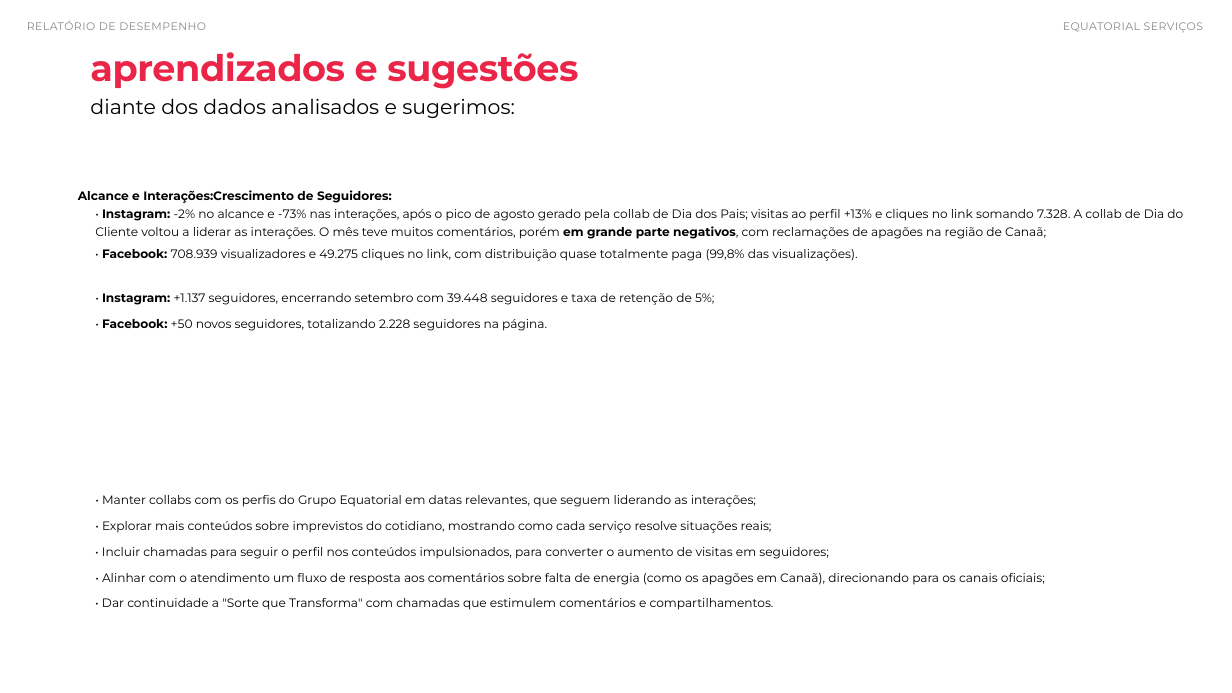
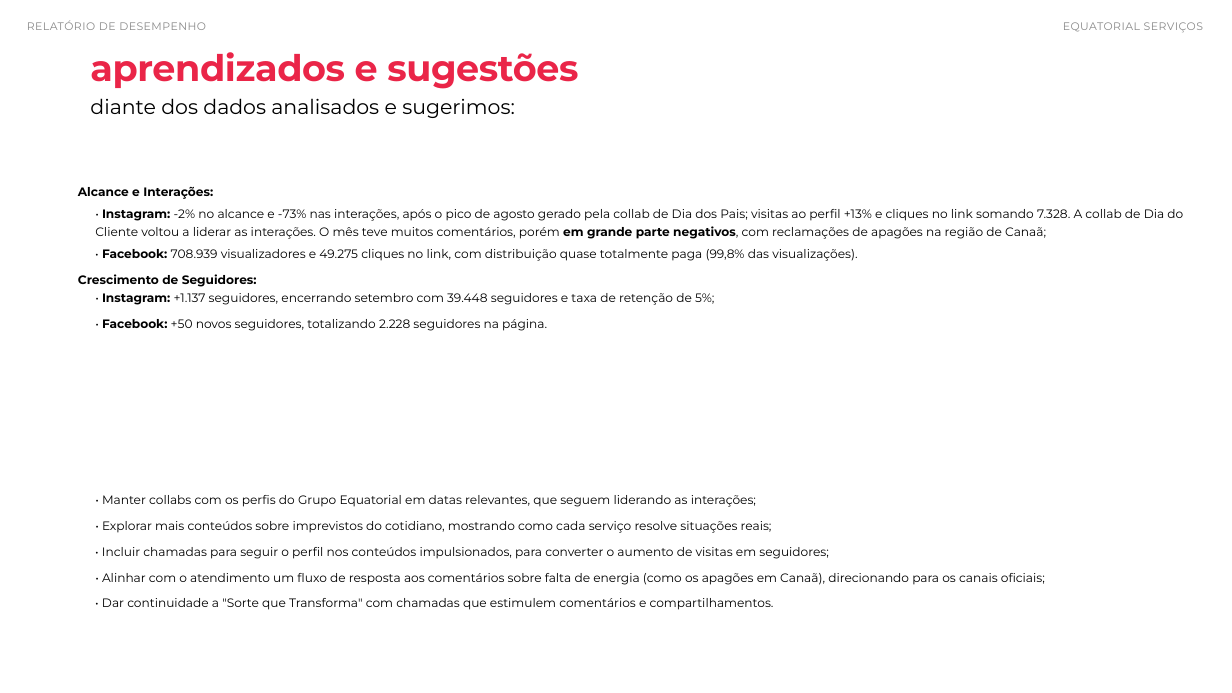
Before and after one commit to ThayzaGarcia/bm-casa-ape, a slide deck: slide 17 of relatorios/maximize/pptx/eqtl-servicos-setembro-2026.pptx. Drawn at 1232x693 pixels with LibreOffice and Linux fonts; fonts in the diff are those of the drawing; background and template pictures are left out. Boxes give left, top, right and bottom in pixels: in the first picture for what was removed or moved away, otherwise in the second. Text is boxed around its words. In the diff, an @@ line names an element or a change of style, - is before the commit and + after.

```diff
--- a/relatorios/maximize/pptx/eqtl-servicos-setembro-2026.pptx
+++ b/relatorios/maximize/pptx/eqtl-servicos-setembro-2026.pptx
@@ text added at box(78, 187, 213, 199), 9.5 pt, text #000000, bold @@
+Alcance e Interações:
@@ text at box(78, 274, 257, 287): text changed @@
-Alcance e Interações:Crescimento de Seguidores:
+Crescimento de Seguidores:
```
Also in this commit, not shown: 20 other files.
